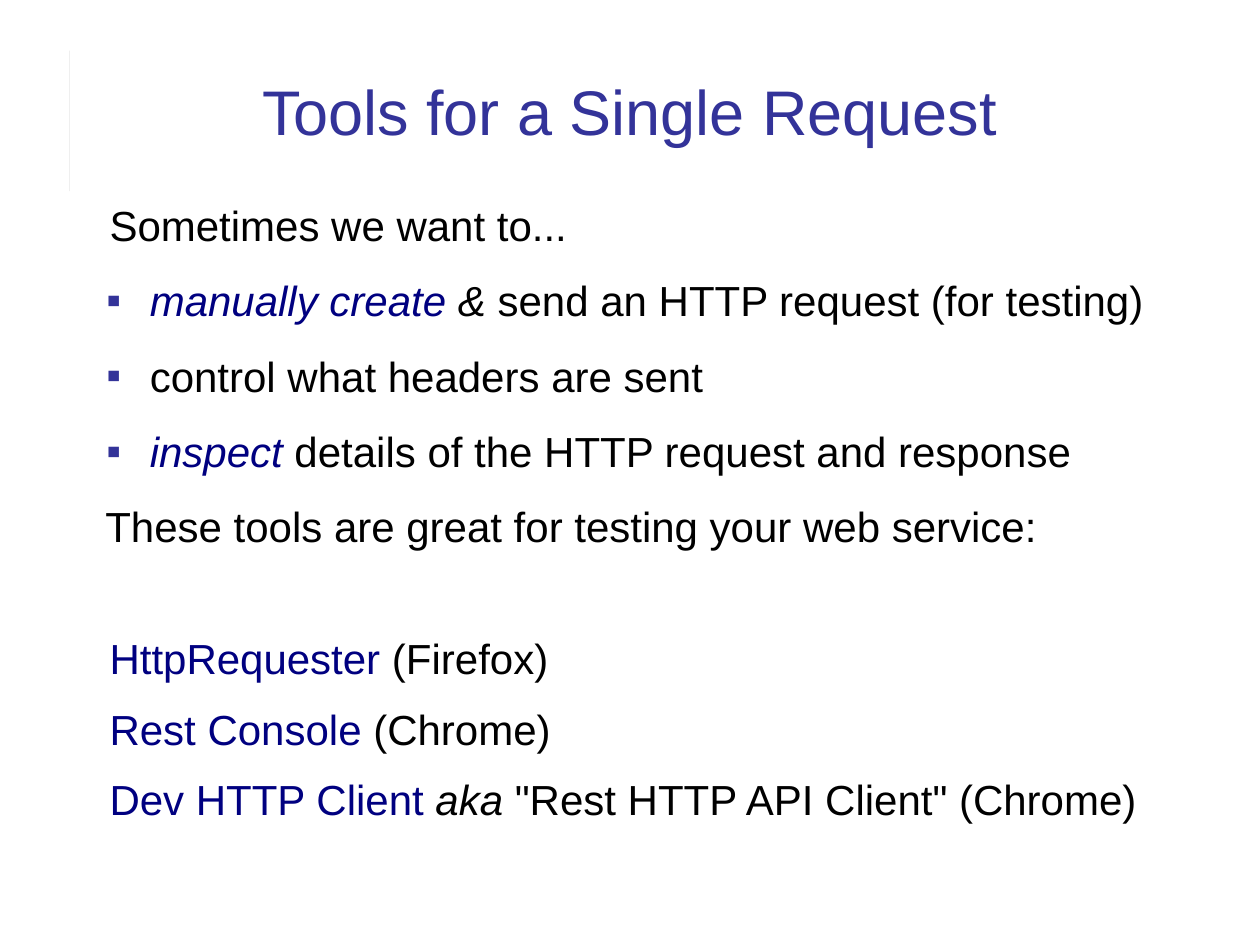
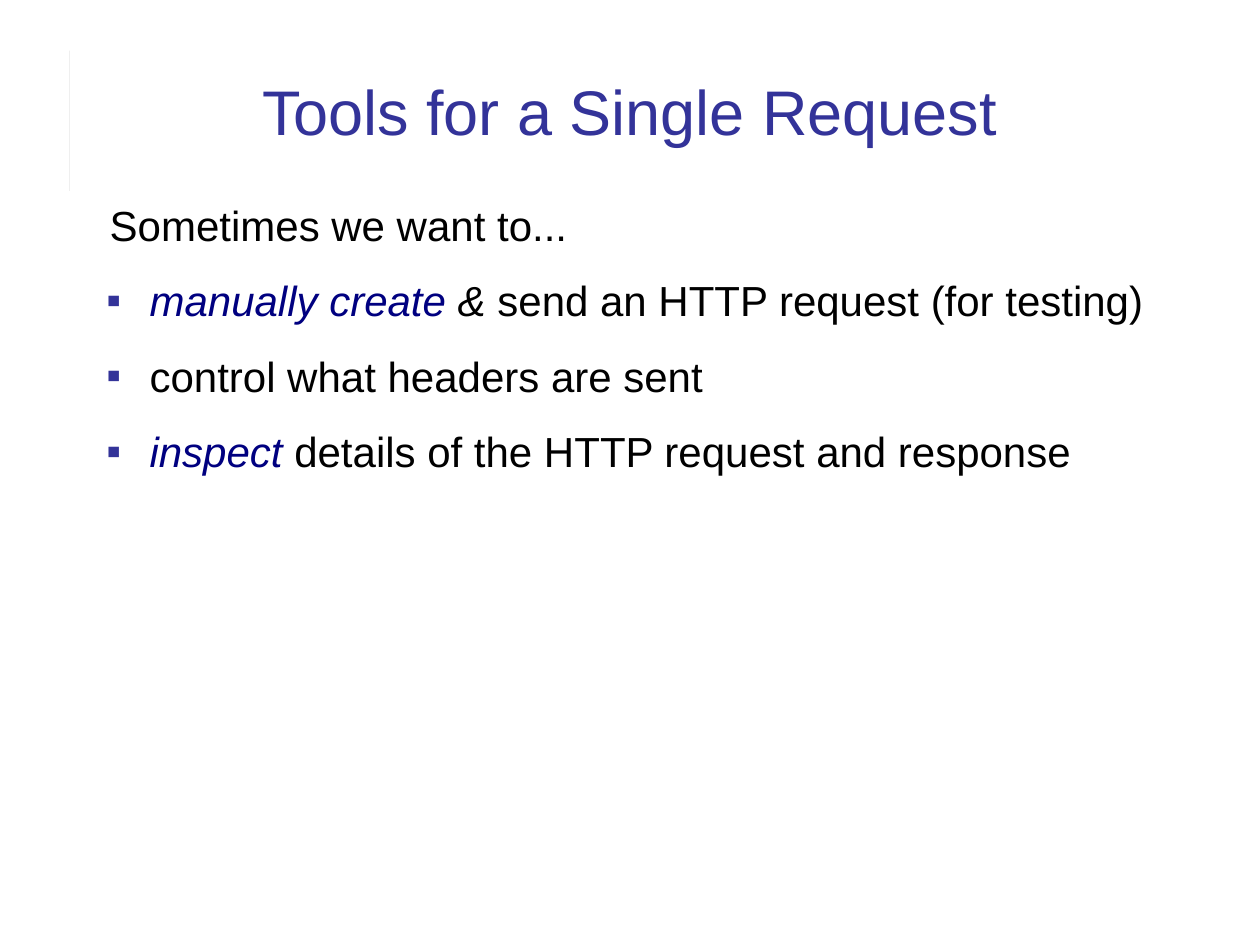
Before and after one commit to cpske/ISP, a slide deck: slide 20 of web/HTTP.ppt (slide 21 before the commit). Drawn at 1260x945 pixels with LibreOffice and Linux fonts; fonts in the diff are those of the drawing. Boxes give left, top, right and bottom in pixels: in the first picture for what was removed or moved away, otherwise in the second. Text is boxed around its words. In the diff, an @@ line names an element or a change of style, - is before the commit and + after.

```diff
--- a/web/HTTP.ppt
+++ b/web/HTTP.ppt
@@ text at (105,511,1136,824): paragraphs removed @@
-These tools are great for testing your web service:
-HttpRequester (Firefox)
-Rest Console (Chrome)
-Dev HTTP Client aka "Rest HTTP API Client" (Chrome)
```
Also in this commit, not shown: 12 other slides changed, 21 other files.
